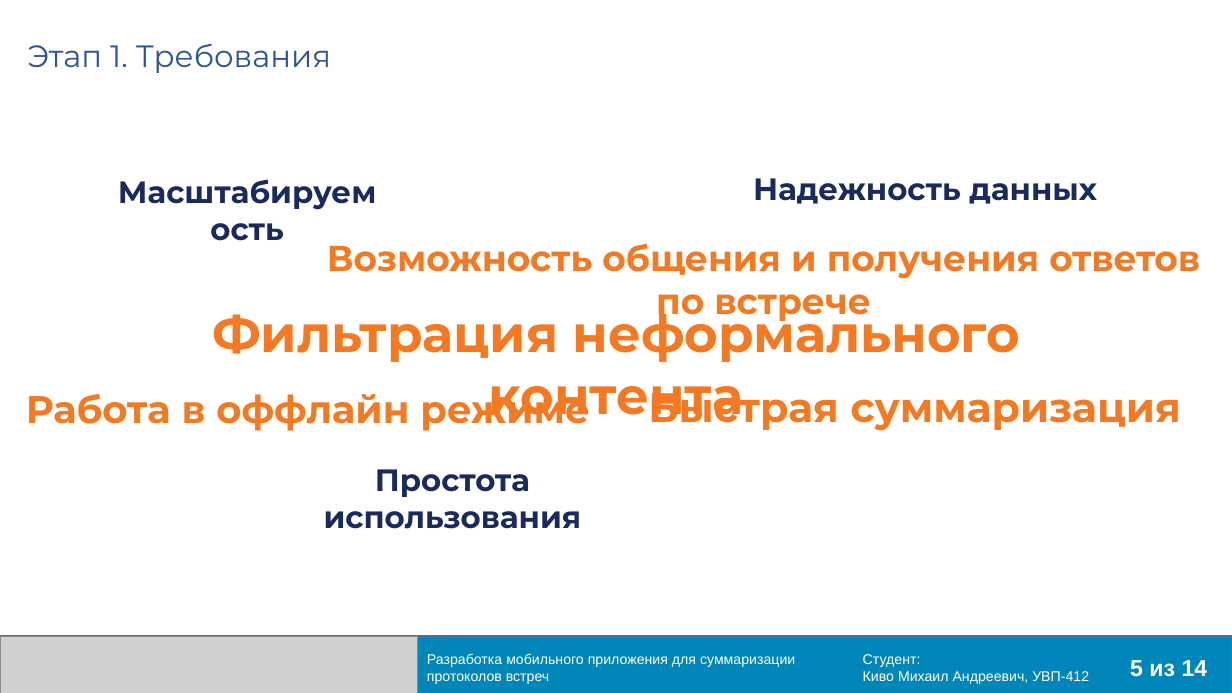
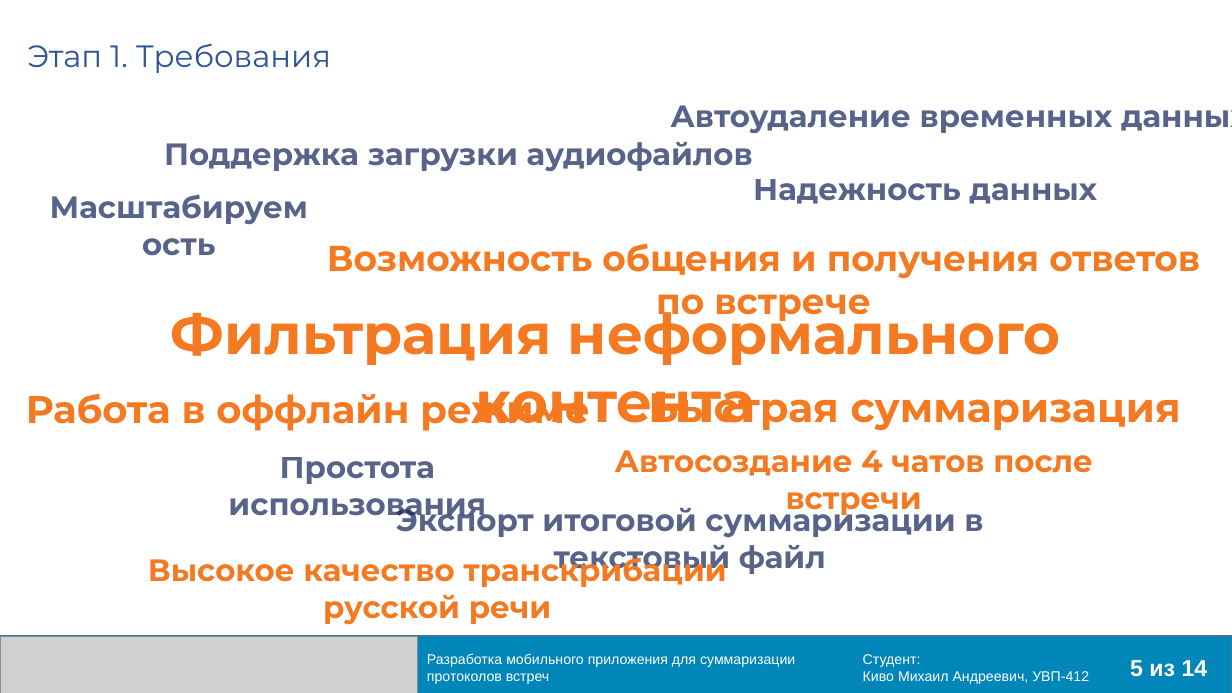
Before and after one commit to Meetings-UVP412/VKR, a slide deck: slide 5 of Презентация Киво Михаил УВП-412.pptx. Drawn at 1232x693 pixels with LibreOffice and Linux fonts; fonts in the diff are those of the drawing; grey boxes stand for pictures. Boxes give left, top, right and bottom in pixels: in the first picture for what was removed or moved away, otherwise in the second. Text is boxed around its words. In the diff, an @@ line names an element or a change of style, - is before the commit and + after.

```diff
--- a/Презентация Киво Михаил УВП-412.pptx
+++ b/Презентация Киво Михаил УВП-412.pptx
@@ text added at [670,105,1232,133], 24 pt, text #1A2A5E at 72% opacity, bold @@
+Автоудаление временных данных
@@ text added at [164,142,753,171], 24 pt, text #1A2A5E at 72% opacity, bold @@
+Поддержка загрузки аудиофайлов
@@ text "Масштабируемость": place and size @@
-text "Масштабируемость" at [104,168,390,214]
+text "Масштабируемость" at [36,183,322,229]
@@ text "Фильтрация неформального контента": place and size @@
-text "Фильтрация неформального контента" at [212,303,1020,424]
+text "Фильтрация неформального контента" at [171,299,1060,424]
@@ text "Фильтрация неформального контента" at [171,299,1060,424]: size 40 to 44 pt @@
@@ text colour #1A2A5E to #1A2A5E at 72% opacity in 3 elements at [753,179,1097,204], [36,183,322,229], [228,457,486,522] @@
@@ text "Простота использования": place and size @@
-text "Простота использования" at [324,469,582,529]
+text "Простота использования" at [228,457,486,522]
@@ text added at [615,450,1093,516], 24 pt, text #F47920, bold @@
+Автосоздание 4 чатов после встречи
@@ text added at [396,501,983,575], 24 pt, text #1A2A5E at 72% opacity, bold @@
+Экспорт итоговой суммаризации в текстовый файл
@@ text added at [148,551,726,625], 24 pt, text #F47920, bold @@
+Высокое качество транскрибации русской речи
```
Also in this commit, not shown: 3 other slides changed, 2 other files.
